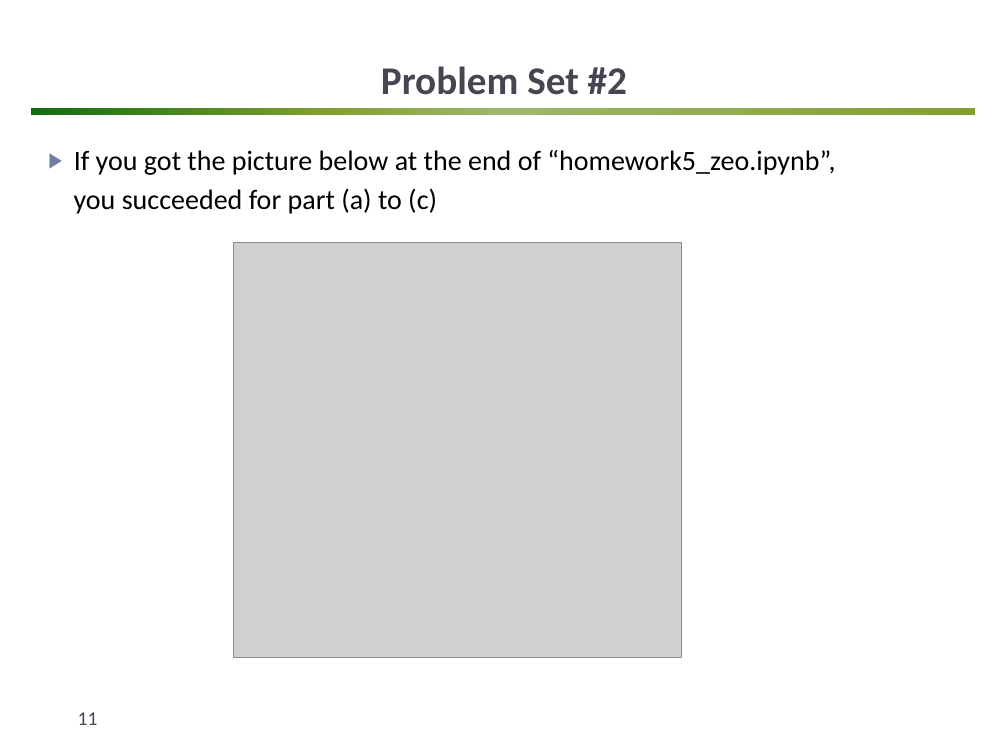
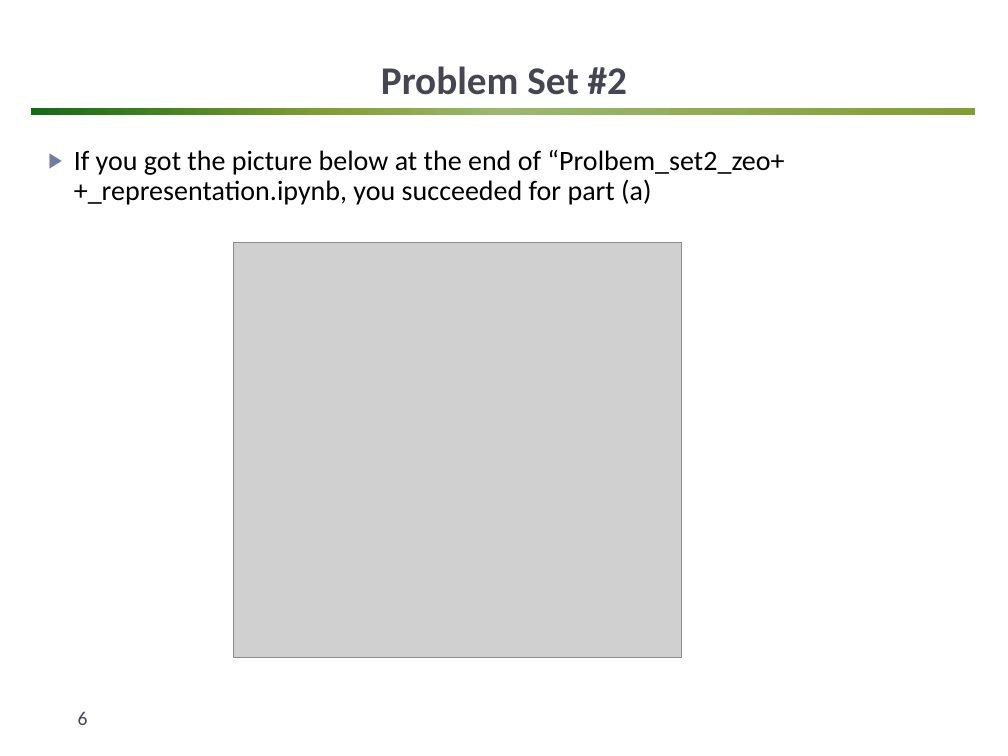
Before and after one commit to matphyscope/20220808_Lecture, a slide deck: slide 6 of lecture_ppts/Problem Set #2.pptx (slide 11 before the commit). Drawn at 1008x756 pixels with LibreOffice and Linux fonts; fonts in the diff are those of the drawing; grey boxes stand for pictures; background and template pictures are left out. Boxes give left, top, right and bottom in pixels: in the first picture for what was removed or moved away, otherwise in the second. Text is boxed around its words. In the diff, an @@ line names an element or a change of style, - is before the commit and + after.

Commit message:
added Problem set2

```diff
--- a/lecture_ppts/Problem Set #2.pptx
+++ b/lecture_ppts/Problem Set #2.pptx
@@ text at (74, 150, 784, 205): text changed @@
-▶ If you got the picture below at the end of “homework5_zeo.ipynb”,
-you succeeded for part (a) to (c)
+▶ If you got the picture below at the end of “Prolbem_set2_zeo++_representation.ipynb, you succeeded for part (a)
@@ page number at (78, 711, 88, 725): text changed @@
-11
+6
```
Also in this commit, not shown: 6 other slides changed, 5 slides removed, 10 other files.
